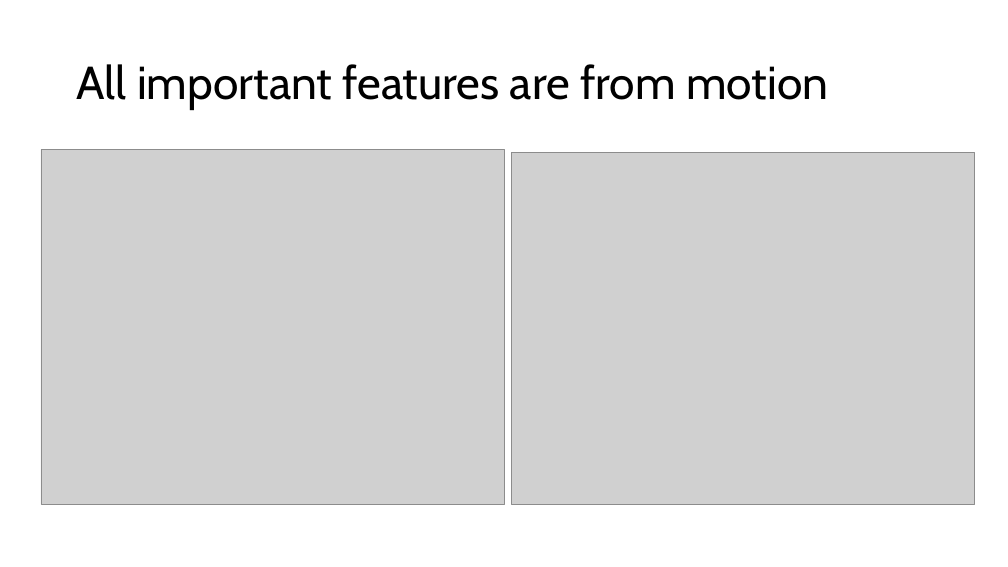
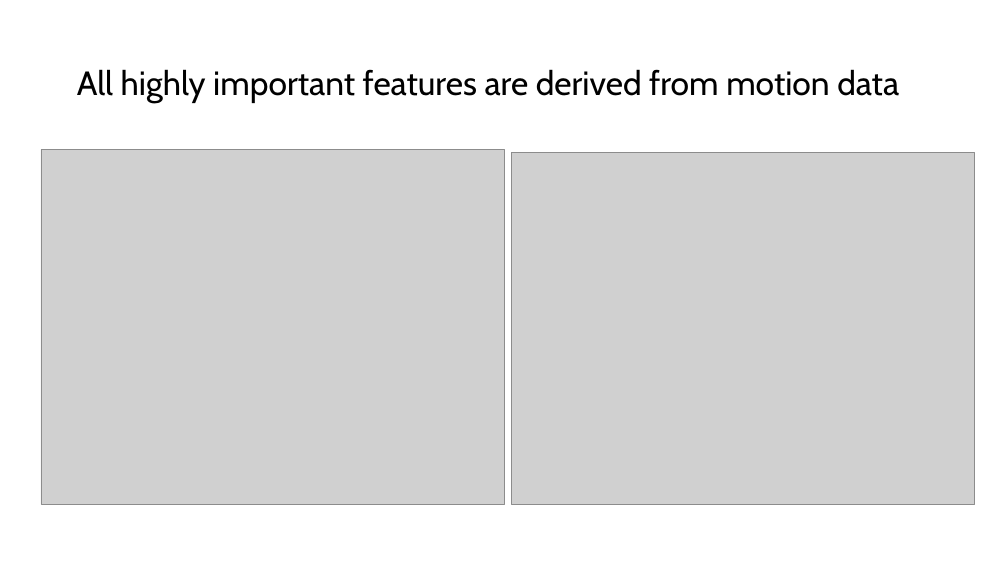
Before and after one commit to SeitoMoyi/Chew_Swallow_MATLAB, a slide deck: slide 7 of 0715.pptx. Drawn at 1008x567 pixels with LibreOffice and Linux fonts; fonts in the diff are those of the drawing; grey boxes stand for pictures. Boxes give left, top, right and bottom in pixels: in the first picture for what was removed or moved away, otherwise in the second. Text is boxed around its words. In the diff, an @@ line names an element or a change of style, - is before the commit and + after.

Commit message:
grammar fix for slides

```diff
--- a/0715.pptx
+++ b/0715.pptx
@@ title at (77,69,899,103): text changed; size 44 to 32 pt @@
-All important features are from motion
+All highly important features are derived from motion data
```
Also in this commit, not shown: 2 other slides changed.
